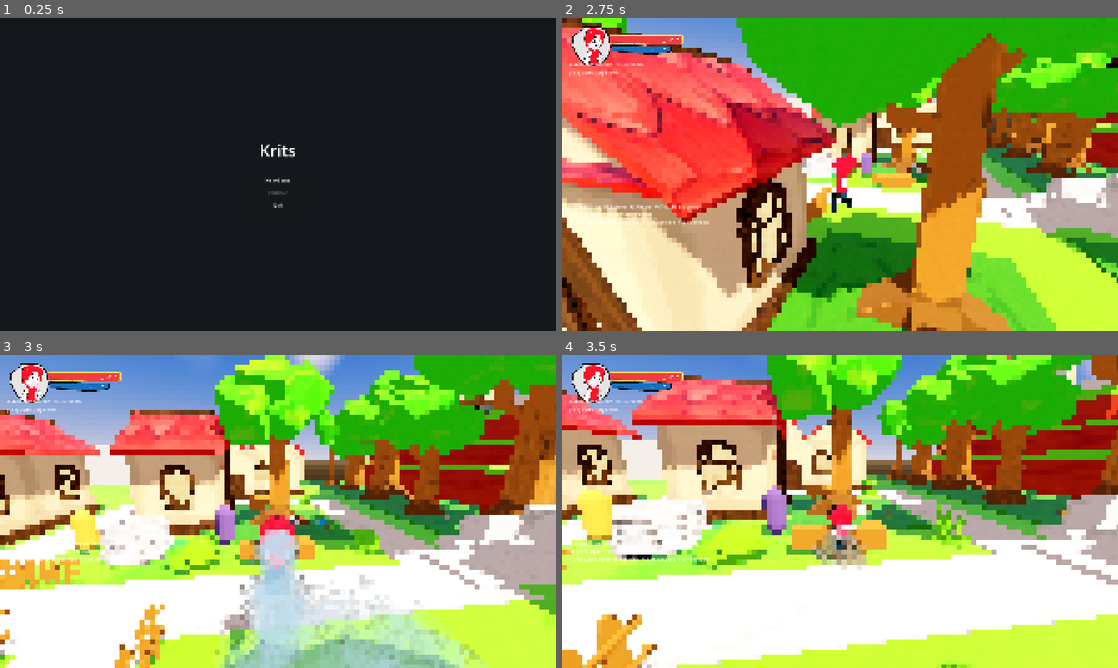
Above: before the commit, frames 1-4 (two rows, left to right).
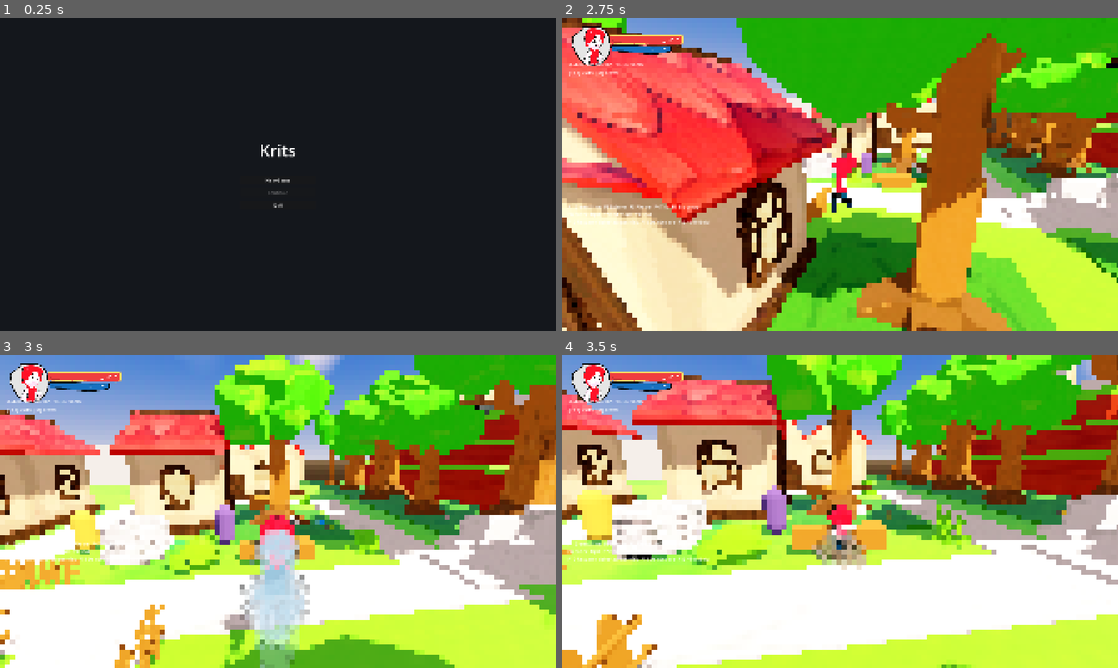
Above: after the commit, the same moments.

Repository: doggoanim/Krits
Game: Godot game, scene res://ui/main_menu.tscn
The game is run twice, just before and just after one commit, with the same random seed, the same clock (stepped at 60 frames per second) and the same inputs.
Inputs (mouse positions are in pixels of both pictures, inside the frame that each line leads up to):
- Up to frame 1 (0.25 s): no input
- Up to frame 2 (2.75 s): click "New Game" at 0.5 s; tap Enter at 1.25 s; move the mouse to (867, 174) at 1.27 s; hold Ctrl (crouch_pound) 1.28-2.03 s; hold W (move_forward) from 1.28 s (still down); click (867, 174) at 1.42 s; tap Space (jump) at 1.52, 2.27 s; move the mouse to (812, 174) at 2.02 s; tap E (interact) at 2.1 s
- Up to frame 3 (3 s): keep holding W (move_forward); move the mouse to (289, 505) at 2.77 s; hold Shift (roll_dive) from 2.78 s (still down)
- Up to frame 4 (3.5 s): keep holding W (move_forward); keep holding Shift (roll_dive)

Frames 1-2 are identical in both runs. In frame 3, 7.3% of the frame differs, in the area x 38-88%, y 70-100%; in frame 4, nothing differs.

Commit message:
Cut instantly into dive/long-jump poses instead of blending
PlayerVisual.play() defaults to a 0.15s crossfade, fine for ordinary
locomotion transitions but it made these two sharp, deliberate lunges
visibly ease into pose instead of snapping to it. Passing blend=0.0
makes both an instant cut.

Co-Authored-By: Claude Sonnet 5 <noreply@anthropic.com>
Claude-Session: https://claude.ai/code/session_01TYpdm1jACUqsWG6yyTxbgm

Diff:
--- a/player/states/dive_state.gd
+++ b/player/states/dive_state.gd
@@ -18,7 +18,7 @@
 	# either wait that pose out or (per play()'s hold guard) silently not
 	# play at all until the old hold expired on its own.
 	p.visual.cancel_hold()
-	p.visual.play(PlayerVisual.ANIM_DIVE)
+	p.visual.play(PlayerVisual.ANIM_DIVE, 0.0)   # instant cut — a lunge should snap into pose, not ease in
 	p.speed_trail.set_active(true)
 	p.audio.play_air_dive()
 
--- a/player/states/long_jump_state.gd
+++ b/player/states/long_jump_state.gd
@@ -8,7 +8,7 @@
 func enter(_prev: StringName, _msg: Dictionary = {}) -> void:
 	_jump_queued = false
 	player.visual.cancel_hold()   # see RollState.enter()'s identical comment
-	player.visual.play(PlayerVisual.ANIM_LONG_JUMP)
+	player.visual.play(PlayerVisual.ANIM_LONG_JUMP, 0.0)   # instant cut — a lunge should snap into pose, not ease in
 	player.speed_trail.set_active(true)
 	player.audio.play_long_jump()
 
